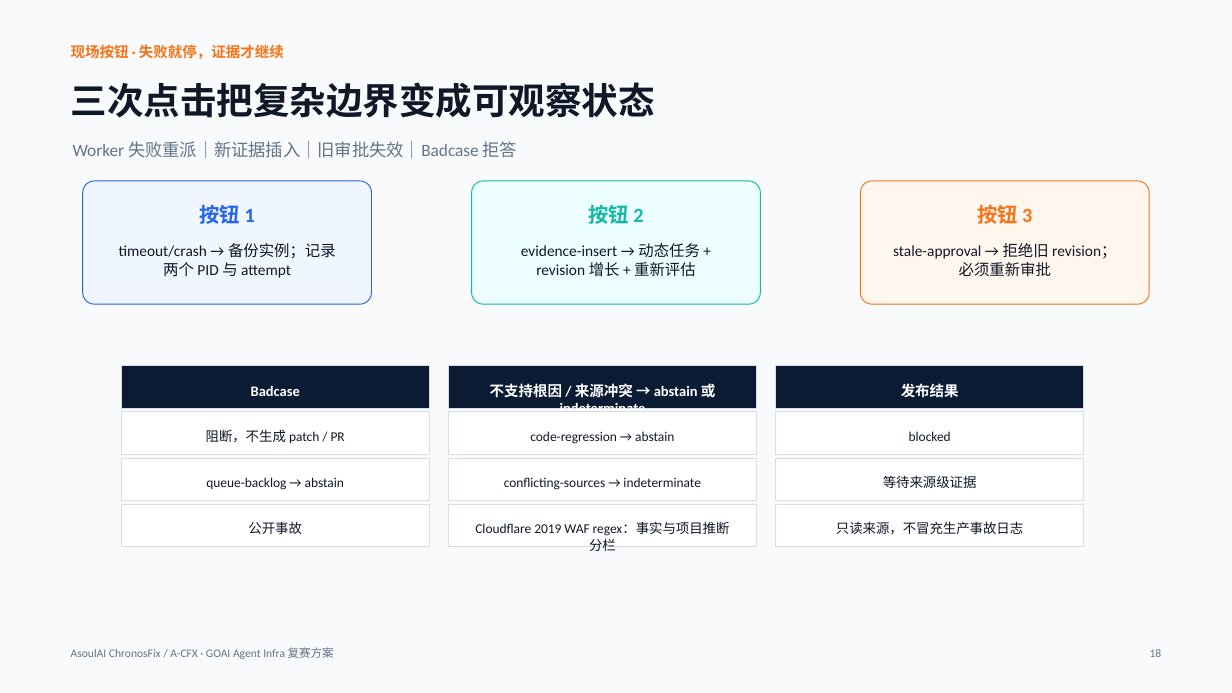
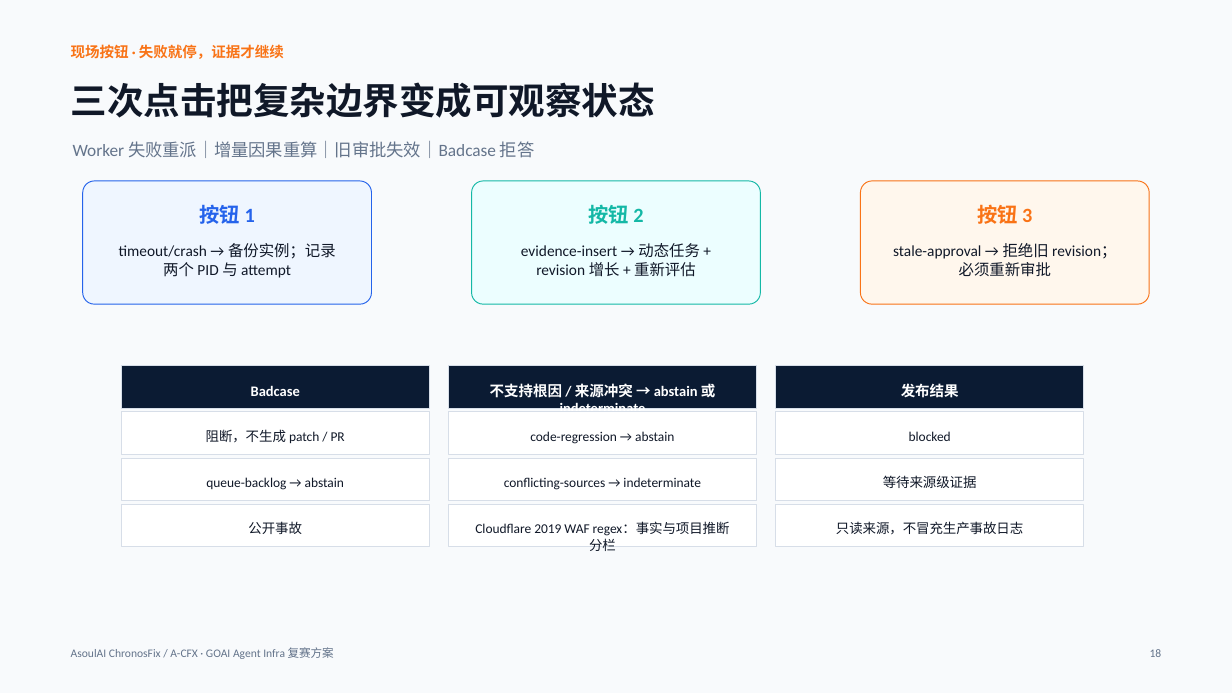
Before and after one commit to ASOUL-Official/asoulai-chronosfix, a slide deck: slide 5 of submission/ChronosFix_90秒答辩版.pptx. Drawn at 1232x693 pixels with LibreOffice and Linux fonts; fonts in the diff are those of the drawing. Boxes give left, top, right and bottom in pixels: in the first picture for what was removed or moved away, otherwise in the second. Text is boxed around its words. In the diff, an @@ line names an element or a change of style, - is before the commit and + after.

```diff
--- a/submission/ChronosFix_90秒答辩版.pptx
+++ b/submission/ChronosFix_90秒答辩版.pptx
@@ text at <box>73,141,535,158</box>: text changed @@
-Worker 失败重派｜新证据插入｜旧审批失效｜Badcase 拒答
+Worker 失败重派｜增量因果重算｜旧审批失效｜Badcase 拒答
```
Also in this commit, not shown: 2 other slides changed, 48 other files.
